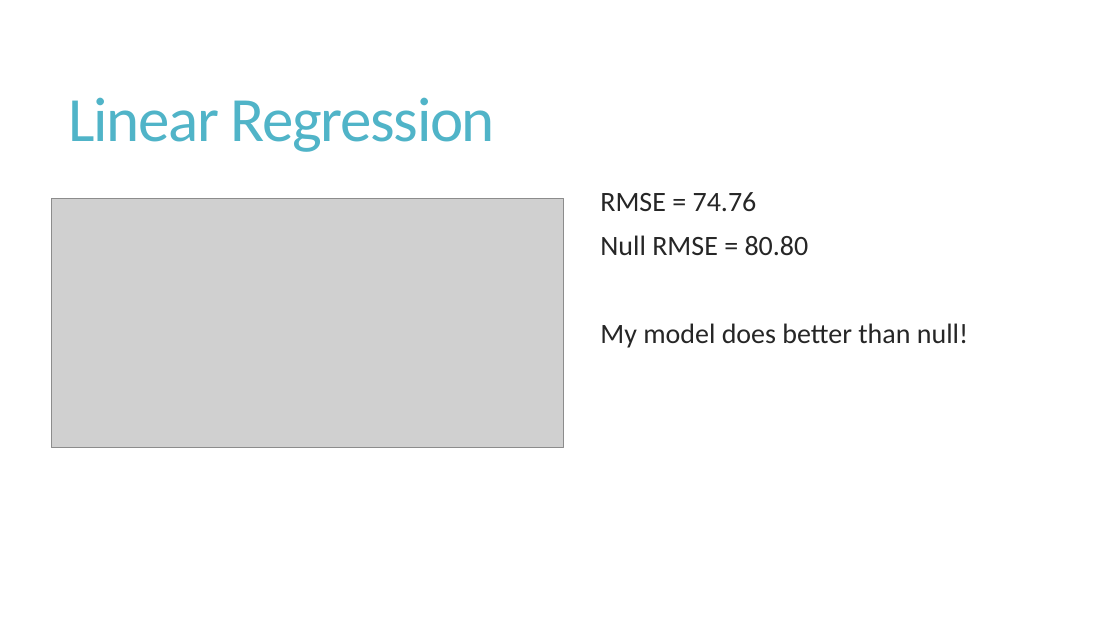
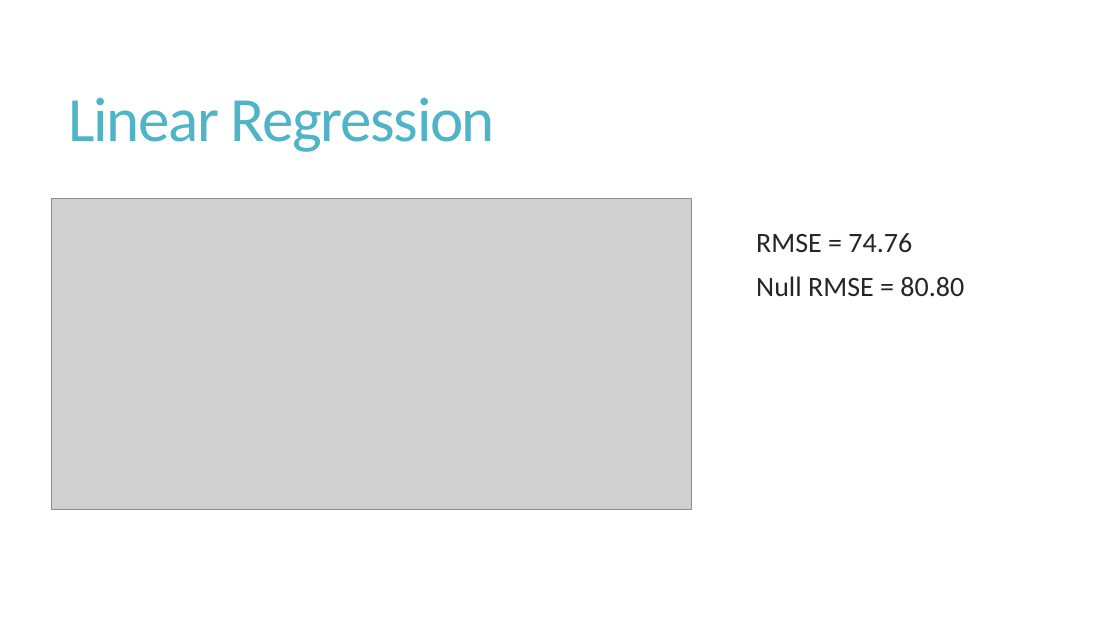
Before and after one commit to wendybo/GA_Class_Project, a slide deck: slide 11 of NFLRank_final_WY.pptx. Drawn at 1120x630 pixels with LibreOffice and Linux fonts; fonts in the diff are those of the drawing; grey boxes stand for pictures. Boxes give left, top, right and bottom in pixels: in the first picture for what was removed or moved away, otherwise in the second. Text is boxed around its words. In the diff, an @@ line names an element or a change of style, - is before the commit and + after.

```diff
--- a/NFLRank_final_WY.pptx
+++ b/NFLRank_final_WY.pptx
@@ picture resized from (x1=51, y1=198, x2=564, y2=448) to (x1=51, y1=198, x2=691, y2=510) @@
@@ text "RMSE = 74.76" moved from (x1=600, y1=192, x2=968, y2=348) to (x1=756, y1=233, x2=964, y2=296) @@
@@ text at (x1=600, y1=323, x2=968, y2=348): paragraph removed @@
-  My model does better than null!
```
Also in this commit, not shown: 1 other file.
